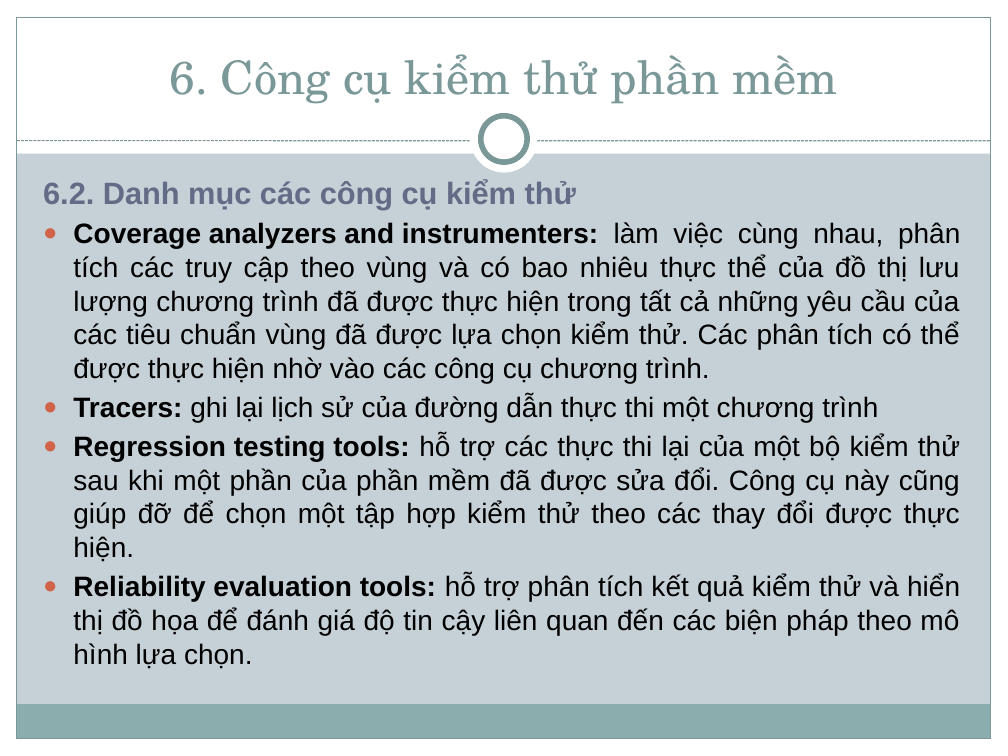
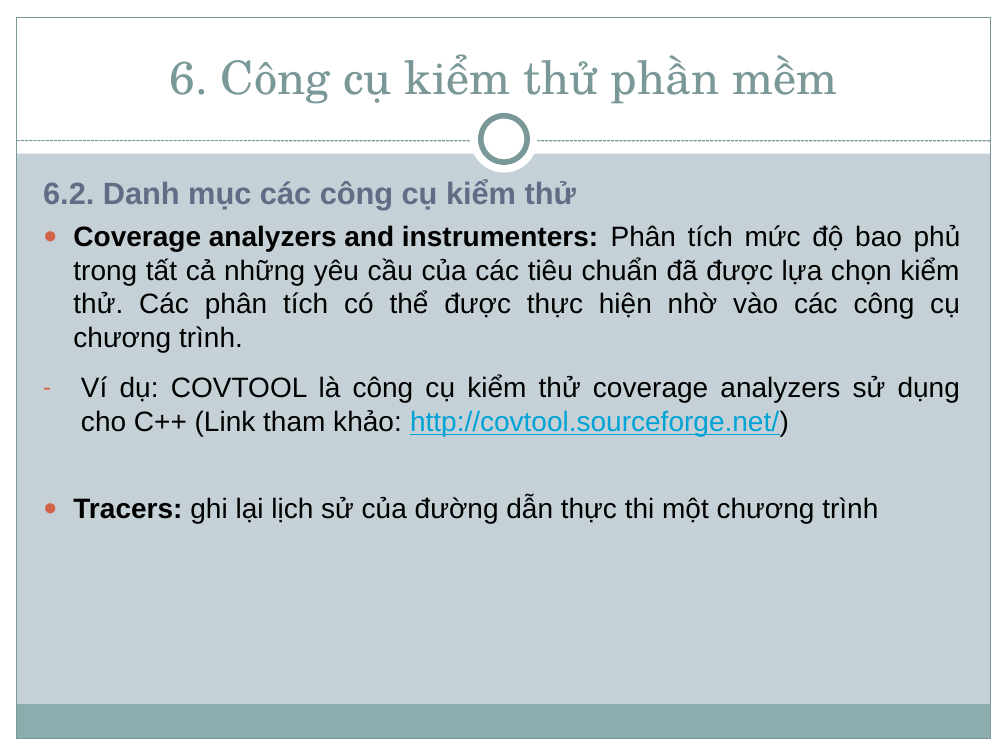
Before and after one commit to nguyenhoainam0612/congnghephanmem, a slide deck: slide 36 of Group 4 - Chapter 4 - Software Testing/Group4_Chapter4_Sofware Testing.pptx (slide 32 before the commit). Drawn at 1008x756 pixels with LibreOffice and Linux fonts; fonts in the diff are those of the drawing. Boxes give left, top, right and bottom in pixels: in the first picture for what was removed or moved away, otherwise in the second. Text is boxed around its words. In the diff, an @@ line names an element or a change of style, - is before the commit and + after.

```diff
--- a/Group 4 - Chapter 4 - Software Testing/Group4_Chapter4_Sofware Testing.pptx
+++ b/Group 4 - Chapter 4 - Software Testing/Group4_Chapter4_Sofware Testing.pptx
@@ text at <box>73,225,961,436</box>: text changed @@
-  ● Coverage analyzers and instrumenters: làm việc cùng nhau, phân tích các truy cập theo vùng và có bao nhiêu thực thể của đồ thị lưu lượng chương trình đã được thực hiện trong tất cả những yêu cầu của các tiêu chuẩn vùng đã được lựa chọn kiểm thử. Các phân tích có thể được thực hiện nhờ vào các công cụ chương trình.
+  ● Coverage analyzers and instrumenters: Phân tích mức độ bao phủ trong tất cả những yêu cầu của các tiêu chuẩn đã được lựa chọn kiểm thử. Các phân tích có thể được thực hiện nhờ vào các công cụ chương trình.
+  – Ví dụ: COVTOOL là công cụ kiểm thử coverage analyzers sử dụng cho C++ (Link tham khảo: http://covtool.sourceforge.net/)
@@ text at <box>73,434,960,669</box>: paragraphs removed @@
-  ● Regression testing tools: hỗ trợ các thực thi lại của một bộ kiểm thử sau khi một phần của phần mềm đã được sửa đổi. Công cụ này cũng giúp đỡ để chọn một tập hợp kiểm thử theo các thay đổi được thực hiện.
-  ● Reliability evaluation tools: hỗ trợ phân tích kết quả kiểm thử và hiển thị đồ họa để đánh giá độ tin cậy liên quan đến các biện pháp theo mô hình lựa chọn.
```
Also in this commit, not shown: 2 other slides changed, 7 slides added.
